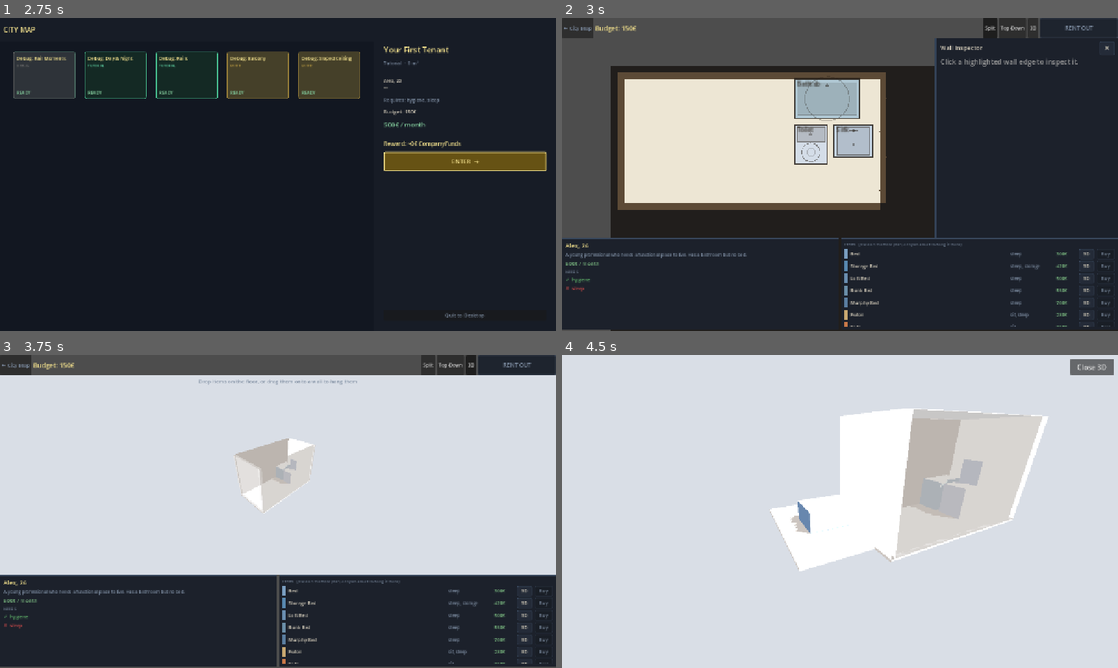
Above: before the commit, frames 1-4 (two rows, left to right).
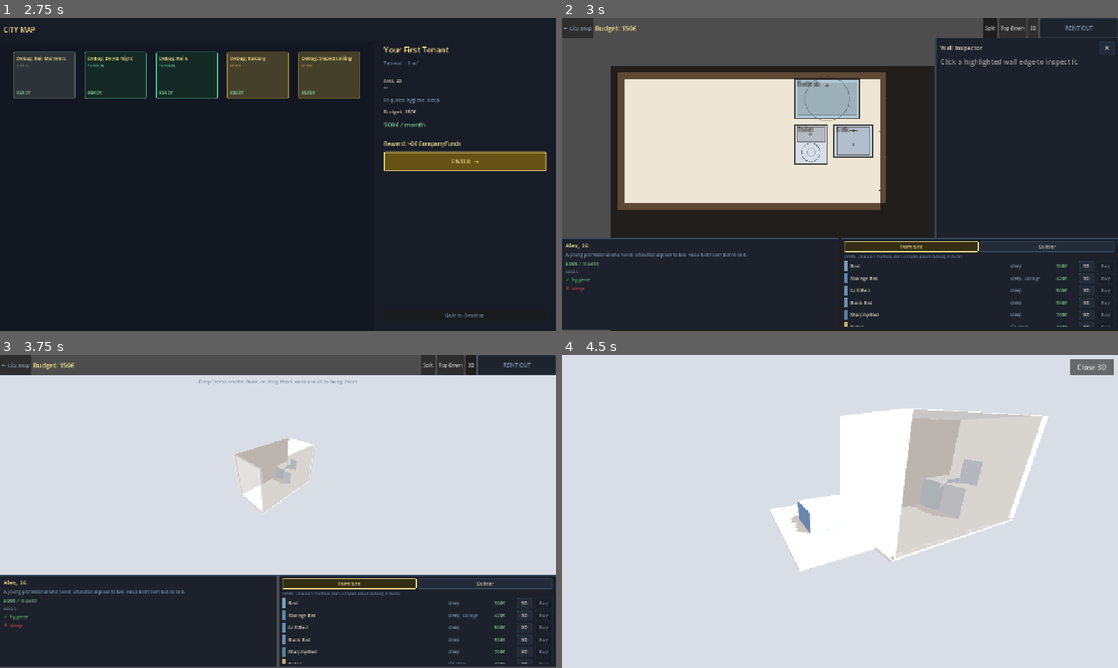
Above: after the commit, the same moments.

Repository: Bobovino/MakeItFit
Game: Godot game, scene res://scenes/CityMap.tscn
Two runs of this game, one before a commit and one after it. Both use one fixed random seed, a clock stepped at 60 frames per second and the inputs below.
Inputs:
- Up to frame 1 (2.75 s): click "★ Replay" at 0.5 s; click "★ Replay" at 1.25 s; click "★ Replay" at 2 s
- Up to frame 2 (3 s): click "ENTER →" at 2.75 s
- Up to frame 3 (3.75 s): click "3D" at 3.5 s
- Up to frame 4 (4.5 s): click "3D" at 4.25 s

Frame 1 is identical in both runs. In frame 2, 1.1% of the frame differs, in the area x 50-100%, y 71-99%; in frame 3, 1.1%; in frame 4, nothing differs.

Commit message:
Split the Items panel into Furniture / Builder tabs
Room-shaping pieces (currently just the 4 staircases, is_stair:true)
were mixed in with regular furniture in one long scrolling list. Adds a
two-button category filter above the list — Furniture shows everything
else, Builder shows only is_stair items — so stairs aren't buried between
beds and sofas. The category check is a single predicate (_is_builder),
so any future non-furniture catalog item just needs the same flag to
land in the right tab.

Verified in-game: tab toggle filters correctly, buy/sell/affordability
still work in both tabs, no compile or runtime errors.

Co-Authored-By: Claude Sonnet 5 <noreply@anthropic.com>

Diff:
--- a/scripts/Inventory.gd
+++ b/scripts/Inventory.gd
@@ -4,80 +4,162 @@
 signal buy_requested(furniture_id: String)
 signal view3d_requested(furniture_id: String)
 
+# "Builder" is anything that shapes the room itself rather than furnishing it
+# (currently just staircases) — kept as a plain id-flag check so future
+# additions (rails, wall pieces, etc., if they ever become buyable catalog
+# items) only need to satisfy this one predicate to land in the right tab.
+enum Category { FURNITURE, BUILDER }
+
 var _gm: GameManager = null
-
-@onready var item_list: VBoxContainer = $ScrollContainer/ItemList
+var _category: int = Category.FURNITURE
+var _full_list: Array = []
+var _owned_list: Array = []
+var _owned_catalog: Array = []
+
+@onready var scroll:    ScrollContainer = $ScrollContainer
+@onready var item_list: VBoxContainer   = $ScrollContainer/ItemList
+
+var _filter_box: HBoxContainer = null
 
 
 func setup(game_manager: GameManager) -> void:
 	_gm = game_manager
 	_gm.budget_changed.connect(_refresh_affordability)
+	_ensure_filter_box()
+
+
+func _ensure_filter_box() -> void:
+	if is_instance_valid(_filter_box):
+		return
+	_filter_box = HBoxContainer.new()
+	_filter_box.name = "CategoryFilter"
+	_filter_box.add_theme_constant_override("separation", 4)
+	var group := ButtonGroup.new()
+	var specs := [
+		[Category.FURNITURE, "Furniture"],
+		[Category.BUILDER,   "Builder"],
+	]
+	for spec in specs:
+		var cat: int = spec[0]
+		var btn := Button.new()
+		btn.text           = spec[1]
+		btn.toggle_mode    = true
+		btn.button_group   = group
+		btn.button_pressed = (cat == _category)
+		btn.add_theme_font_size_override("font_size", 11)
+		btn.size_flags_horizontal = Control.SIZE_EXPAND_FILL
+		btn.pressed.connect(_set_category.bind(cat))
+		_filter_box.add_child(btn)
+
+	# PanelContainer only auto-fills a single child, so wrap the pre-existing
+	# ScrollContainer alongside the new filter row in a VBoxContainer instead
+	# of trying to lay both out directly as PanelContainer children.
+	remove_child(scroll)
+	var root := VBoxContainer.new()
+	root.name = "Root"
+	root.add_theme_constant_override("separation", 4)
+	add_child(root)
+	root.add_child(_filter_box)
+	root.add_child(scroll)
+	scroll.size_flags_vertical = Control.SIZE_EXPAND_FILL
+
+
+func _set_category(cat: int) -> void:
+	if _category == cat:
+		return
+	_category = cat
+	_render()
+
+
+func _is_builder(f: Dictionary) -> bool:
+	return f.get("is_stair", false) as bool
 
 
 func populate(furniture_list: Array) -> void:
+	_full_list = furniture_list
+	_render()
+
+
+func _render() -> void:
 	for child in item_list.get_children():
 		child.queue_free()
 
 	var hdr := Label.new()
-	hdr.text = "ITEMS  (place on the floor plan, or open a wall to hang it there)"
+	hdr.text = ("ITEMS  (place on the floor plan, or open a wall to hang it there)"
+		if _category == Category.FURNITURE
+		else "BUILDER  (staircases and other room-shaping pieces)")
 	hdr.add_theme_font_size_override("font_size", 9)
 	hdr.add_theme_color_override("font_color", GameTheme.C_MUTED)
 	item_list.add_child(hdr)
 
-	for f in furniture_list:
-		var row := HBoxContainer.new()
-		row.add_theme_constant_override("separation", 6)
-
-		# Color swatch
-		var swatch := ColorRect.new()
-		swatch.color = Color("#" + (f.get("color", "888888") as String))
-		swatch.custom_minimum_size = Vector2(8, 0)
-		swatch.size_flags_vertical = Control.SIZE_EXPAND_FILL
-		row.add_child(swatch)
-
-		var name_lbl := Label.new()
-		name_lbl.text = f["name"]
-		name_lbl.custom_minimum_size.x = 108
-		name_lbl.size_flags_horizontal = Control.SIZE_EXPAND_FILL
-		name_lbl.add_theme_font_size_override("font_size", 11)
-		row.add_child(name_lbl)
-
-		var func_lbl := Label.new()
-		func_lbl.text = _fmt_funcs(f["functions"])
-		func_lbl.custom_minimum_size.x = 100
-		func_lbl.add_theme_font_size_override("font_size", 10)
-		func_lbl.add_theme_color_override("font_color", GameTheme.C_MUTED)
-		row.add_child(func_lbl)
-
-		var price_lbl := Label.new()
-		price_lbl.text = "%d€" % f["buy_price"]
-		price_lbl.custom_minimum_size.x = 46
-		price_lbl.add_theme_font_size_override("font_size", 11)
-		price_lbl.add_theme_color_override("font_color", Color(0.50, 0.76, 0.52))
-		row.add_child(price_lbl)
-
-		var view3d_btn := Button.new()
-		view3d_btn.text = "3D"
-		view3d_btn.tooltip_text = "Preview in 3D"
-		view3d_btn.add_theme_font_size_override("font_size", 11)
-		view3d_btn.custom_minimum_size.x = 30
-		view3d_btn.pressed.connect(func(): view3d_requested.emit(f["id"] as String))
-		row.add_child(view3d_btn)
-
-		var buy_btn := Button.new()
-		buy_btn.text = "Buy"
-		buy_btn.add_theme_font_size_override("font_size", 11)
-		buy_btn.set_meta("price", f["buy_price"] as int)
-		buy_btn.disabled = _gm != null and _gm.budget < (f["buy_price"] as int)
-		buy_btn.pressed.connect(_on_buy_pressed.bind(f["id"]))
-		row.add_child(buy_btn)
-
-		item_list.add_child(row)
+	var shown := _full_list.filter(func(f): return _is_builder(f) == (_category == Category.BUILDER))
+	for f in shown:
+		item_list.add_child(_build_shop_row(f))
+
+	if not _owned_list.is_empty():
+		_render_owned_section()
+
+
+func _build_shop_row(f: Dictionary) -> HBoxContainer:
+	var row := HBoxContainer.new()
+	row.add_theme_constant_override("separation", 6)
+
+	# Color swatch
+	var swatch := ColorRect.new()
+	swatch.color = Color("#" + (f.get("color", "888888") as String))
+	swatch.custom_minimum_size = Vector2(8, 0)
+	swatch.size_flags_vertical = Control.SIZE_EXPAND_FILL
+	row.add_child(swatch)
+
+	var name_lbl := Label.new()
+	name_lbl.text = f["name"]
+	name_lbl.custom_minimum_size.x = 108
+	name_lbl.size_flags_horizontal = Control.SIZE_EXPAND_FILL
+	name_lbl.add_theme_font_size_override("font_size", 11)
+	row.add_child(name_lbl)
+
+	var func_lbl := Label.new()
+	func_lbl.text = _fmt_funcs(f["functions"])
+	func_lbl.custom_minimum_size.x = 100
+	func_lbl.add_theme_font_size_override("font_size", 10)
+	func_lbl.add_theme_color_override("font_color", GameTheme.C_MUTED)
+	row.add_child(func_lbl)
+
+	var price_lbl := Label.new()
+	price_lbl.text = "%d€" % f["buy_price"]
+	price_lbl.custom_minimum_size.x = 46
+	price_lbl.add_theme_font_size_override("font_size", 11)
+	price_lbl.add_theme_color_override("font_color", Color(0.50, 0.76, 0.52))
+	row.add_child(price_lbl)
+
+	var view3d_btn := Button.new()
+	view3d_btn.text = "3D"
+	view3d_btn.tooltip_text = "Preview in 3D"
+	view3d_btn.add_theme_font_size_override("font_size", 11)
+	view3d_btn.custom_minimum_size.x = 30
+	view3d_btn.pressed.connect(func(): view3d_requested.emit(f["id"] as String))
+	row.add_child(view3d_btn)
+
+	var buy_btn := Button.new()
+	buy_btn.text = "Buy"
+	buy_btn.add_theme_font_size_override("font_size", 11)
+	buy_btn.set_meta("price", f["buy_price"] as int)
+	buy_btn.disabled = _gm != null and _gm.budget < (f["buy_price"] as int)
+	buy_btn.pressed.connect(_on_buy_pressed.bind(f["id"]))
+	row.add_child(buy_btn)
+
+	return row
 
 
 # Shows pre-owned items (from starting_inventory). Each entry is {id, count}.
 # The player can sell them for sell_price or place them for free.
 func populate_owned(owned_list: Array, catalog: Array) -> void:
+	_owned_list    = owned_list
+	_owned_catalog = catalog
+	_render_owned_section()
+
+
+func _render_owned_section() -> void:
 	var sep := HSeparator.new()
 	sep.add_theme_constant_override("separation", 4)
 	item_list.add_child(sep)
@@ -88,14 +170,14 @@
 	hdr.add_theme_color_override("font_color", GameTheme.C_MUTED)
 	item_list.add_child(hdr)
 
-	for entry in owned_list:
+	for entry in _owned_list:
 		var fid   := (entry as Dictionary)["id"] as String
 		var count := (entry as Dictionary)["count"] as int
 		var fdata := {}
-		for f in catalog:
+		for f in _owned_catalog:
 			if (f as Dictionary)["id"] == fid:
 				fdata = f as Dictionary; break
-		if fdata.is_empty():
+		if fdata.is_empty() or _is_builder(fdata) != (_category == Category.BUILDER):
 			continue
 
 		for _i in range(count):
